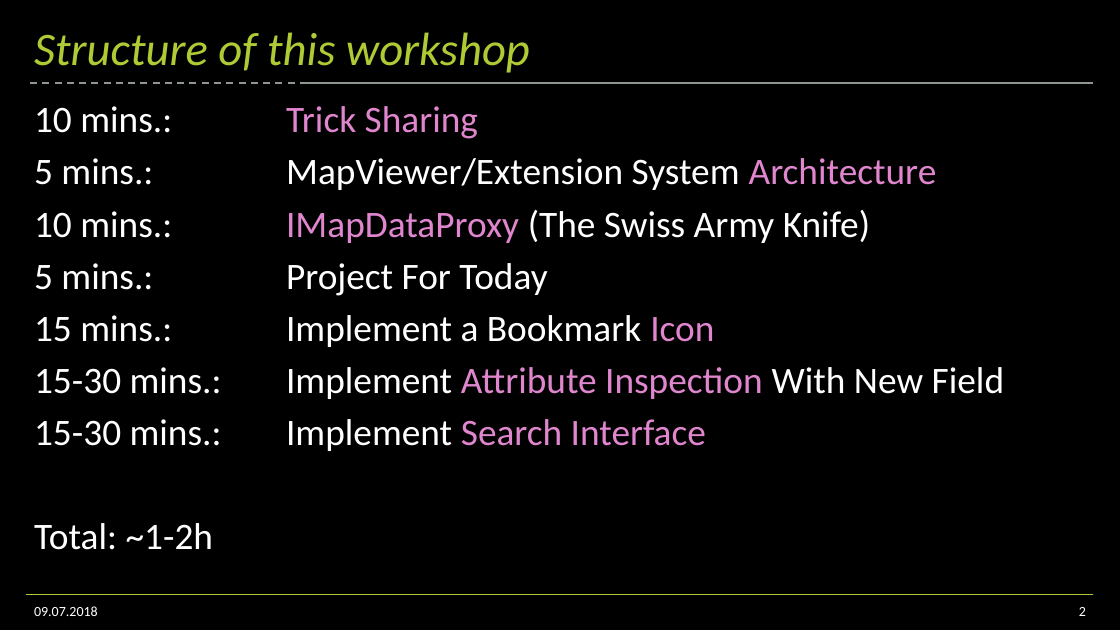
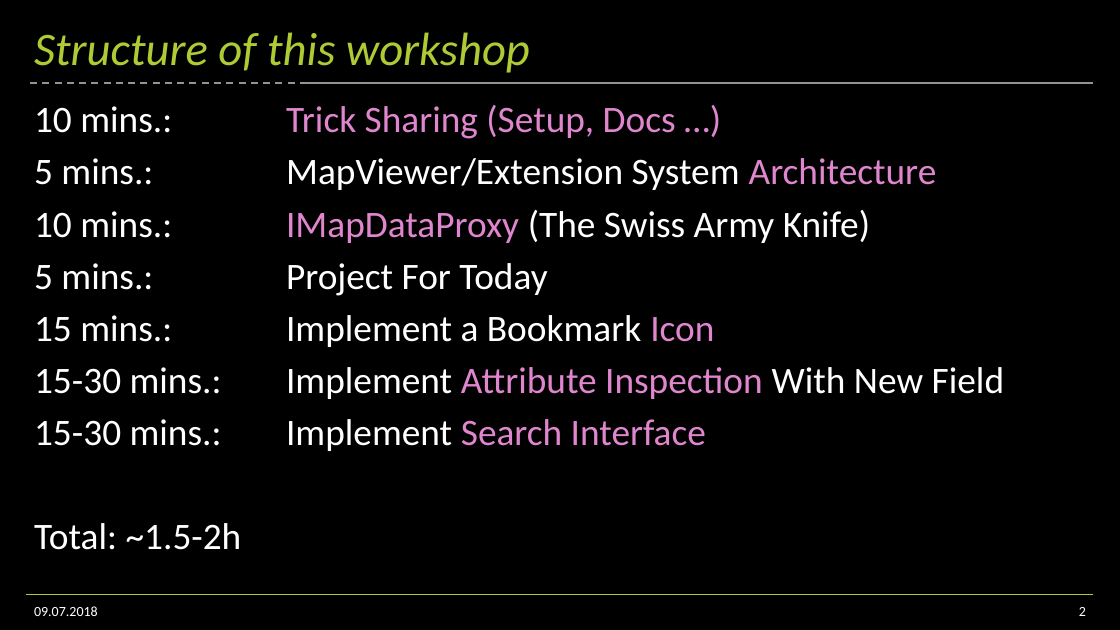
Before and after one commit to Klebert-Engineering/td-2019-mapviewer-ext, a slide deck: slide 2 of workshop.pptx. Drawn at 1120x630 pixels with LibreOffice and Linux fonts; fonts in the diff are those of the drawing; background and template pictures are left out. Boxes give left, top, right and bottom in pixels: in the first picture for what was removed or moved away, otherwise in the second. Text is boxed around its words. In the diff, an @@ line names an element or a change of style, - is before the commit and + after.

```diff
--- a/workshop.pptx
+++ b/workshop.pptx
@@ text at [34, 105, 676, 446]: text changed @@
-10 mins.: Trick Sharing
+10 mins.: Trick Sharing (Setup, Docs …)
@@ text at [34, 523, 242, 550]: text changed @@
-Total: ~1-2h
+Total: ~1.5-2h
```
Also in this commit, not shown: 3 other slides changed, 3 other files.
